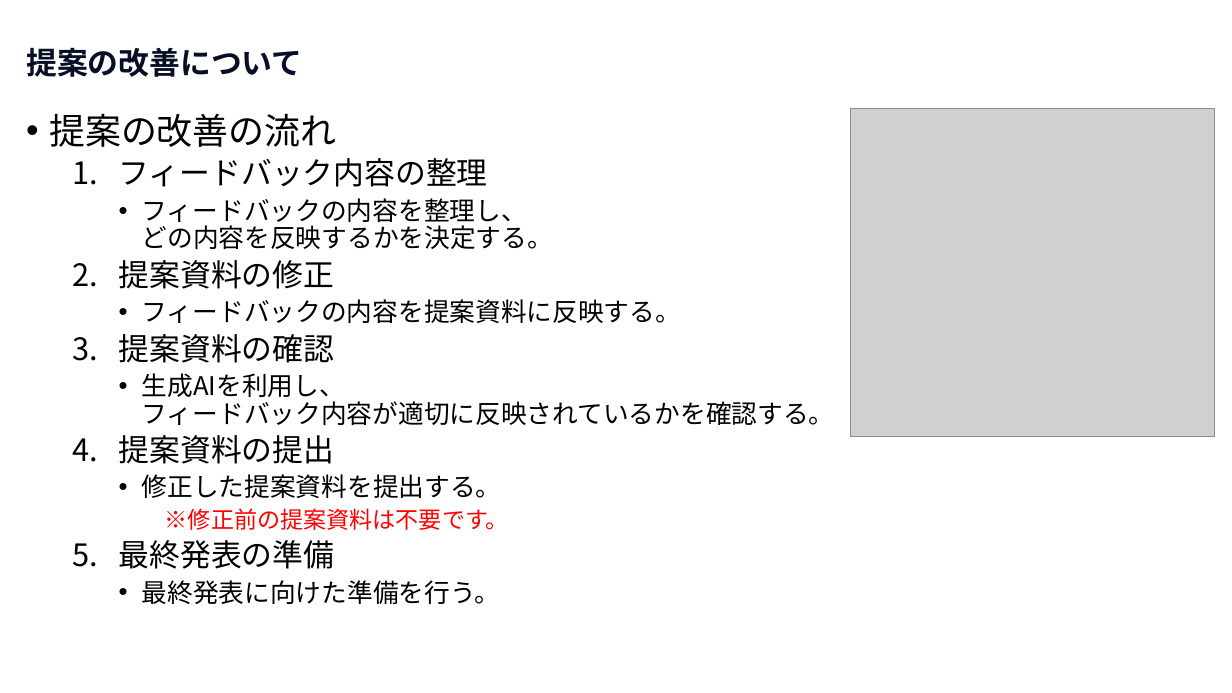
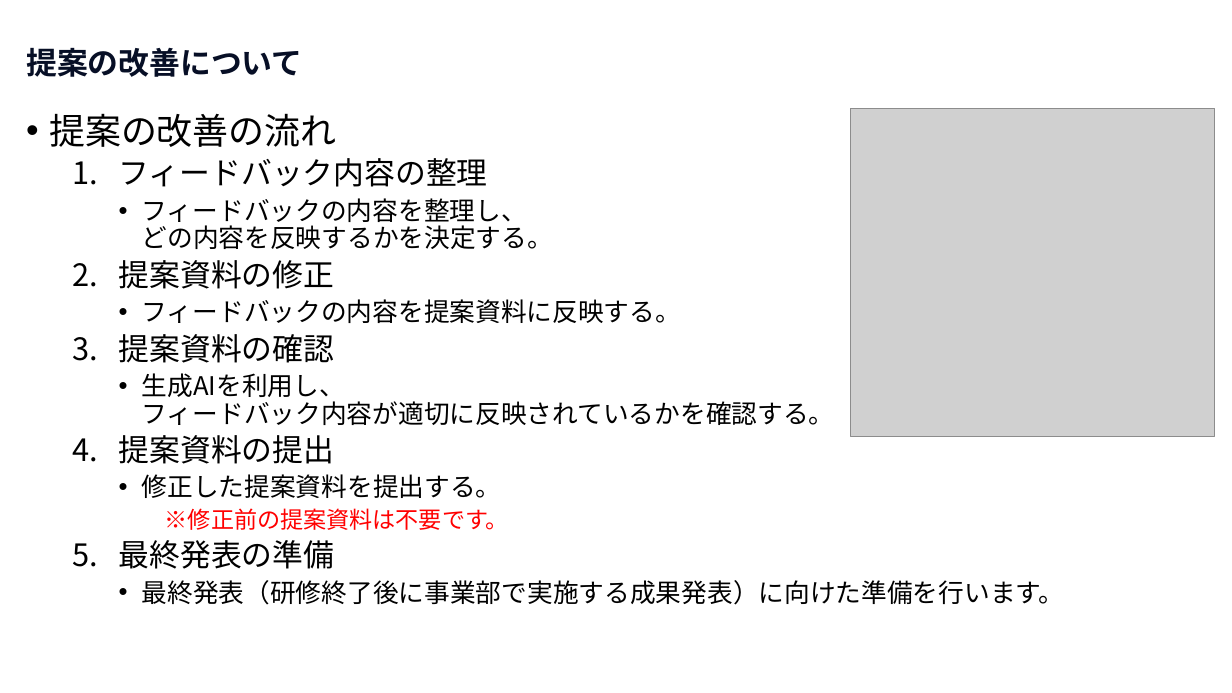
Before and after one commit to nishida2073/ai_navive, a slide deck: slide 6 of 00_オリエンテーション/【AI Native研修-提案】研修の概要.pptx. Drawn at 1232x693 pixels with LibreOffice and Linux fonts; fonts in the diff are those of the drawing; grey boxes stand for pictures. Boxes give left, top, right and bottom in pixels: in the first picture for what was removed or moved away, otherwise in the second. Text is boxed around its words. In the diff, an @@ line names an element or a change of style, - is before the commit and + after.

Commit message:
md

```diff
--- a/00_オリエンテーション/【AI Native研修-提案】研修の概要.pptx
+++ b/00_オリエンテーション/【AI Native研修-提案】研修の概要.pptx
@@ text at [142, 580, 1065, 605]: text changed @@
-    • 最終発表に向けた準備を行う。
+    • 最終発表（研修終了後に事業部で実施する成果発表）に向けた準備を行います。
```
